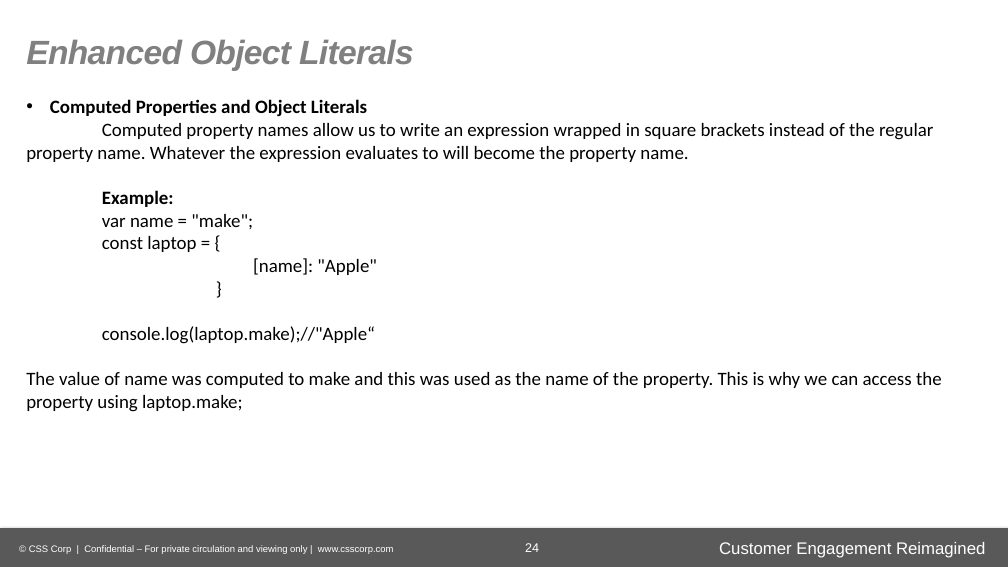
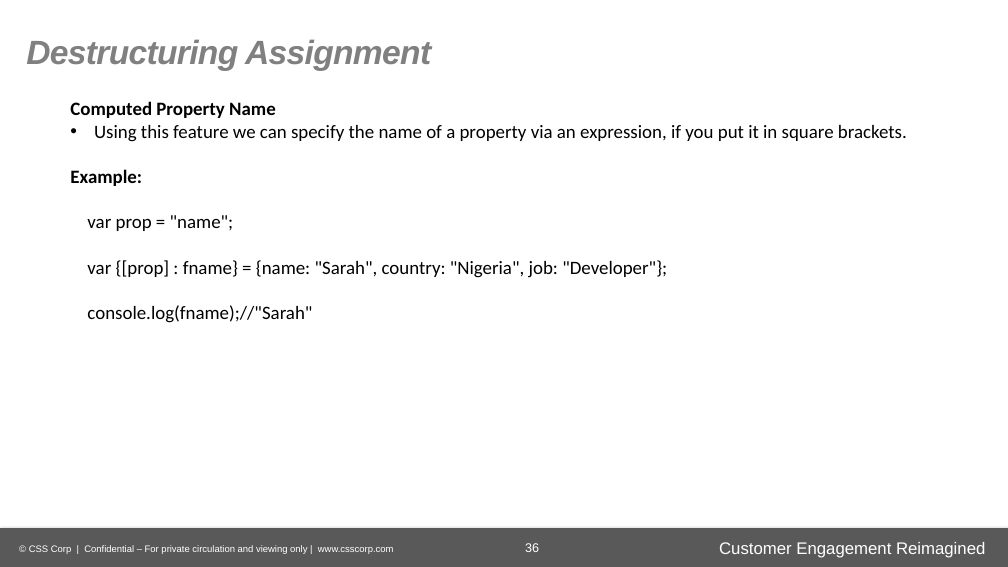
Before and after one commit to gurudevraj/asEmployee, a slide deck: slide 36 of ECMAScript 6-P2.pptx (slide 24 before the commit). Drawn at 1008x567 pixels with LibreOffice and Linux fonts; fonts in the diff are those of the drawing; background and template pictures are left out. Boxes give left, top, right and bottom in pixels: in the first picture for what was removed or moved away, otherwise in the second. Text is boxed around its words. In the diff, an @@ line names an element or a change of style, - is before the commit and + after.

```diff
--- a/ECMAScript 6-P2.pptx
+++ b/ECMAScript 6-P2.pptx
@@ text at [26, 39, 431, 71]: text changed @@
-Enhanced Object Literals
+Destructuring Assignment
@@ text "Computed Property Name": place and size @@
-text "Computed Property Name" at [26, 99, 942, 412]
+text "Computed Property Name" at [70, 101, 907, 323]
@@ text at [70, 101, 907, 142]: text changed @@
-• Computed Properties and Object Literals
-Computed property names allow us to write an expression wrapped in square brackets instead of the regular property name. Whatever the expression evaluates to will become the property name.
+Computed Property Name
+• Using this feature we can specify the name of a property via an expression, if you put it in square brackets.
@@ text at [87, 215, 667, 323]: text changed @@
-var name = "make";
-const laptop = {
-[name]: "Apple"
-}
-console.log(laptop.make);//"Apple“
-The value of name was computed to make and this was used as the name of the property. This is why we can access the property using laptop.make;
+var prop = "name";
+var {[prop] : fname} = {name: "Sarah", country: "Nigeria", job: "Developer"};
+console.log(fname);//"Sarah"
@@ page number at [525, 543, 539, 552]: text changed @@
-24
+36
```
Also in this commit, not shown: 14 other slides changed, 24 slides added, 9 slides removed, 3 other files.
